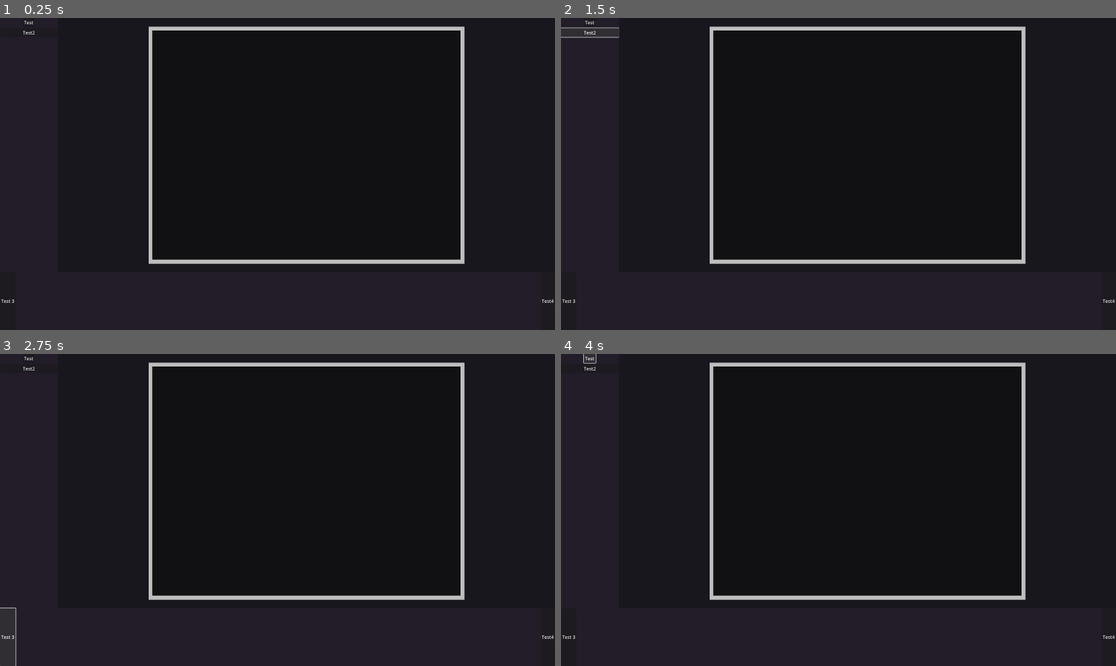
Above: before the commit, frames 1-4 (two rows, left to right).
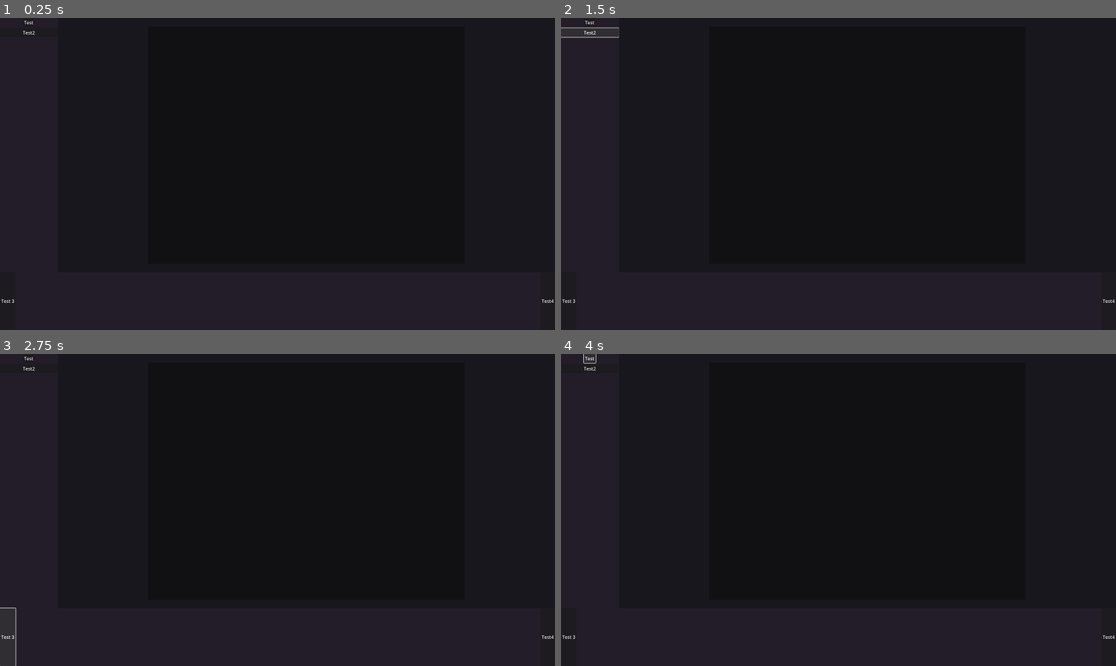
Above: after the commit, the same moments.

Repository: T4Ne/ThermalBox
Game: Godot game, scene res://scenes/main_box.tscn
Same seed, same stepped clock (60 frames per second), same inputs: the game is played once before the commit and once after it.
Inputs:
- Up to frame 1 (0.25 s): no input
- Up to frame 2 (1.5 s): click "Test" at 0.5 s; click "Test2" at 1.25 s
- Up to frame 3 (2.75 s): click "Test 3" at 2 s
- Up to frame 4 (4 s): click "Test4" at 2.75 s; click "Test" at 3.5 s

The runs differ from the first frame. In frame 1, 2.7% of the frame differs, in the area x 26-84%, y 2-79%; in frame 2, 2.7%; in frame 3, 2.7%; in frame 4, 2.7%.
Error after the commit: Invalid access to property or key 'cell_is_filled' on a base object of type 'RefCounted (CellData)'. (res://scripts/renderer.gd:67)

Commit message:
figuring out multithreading

Diff:
--- a/scripts/cell_data.gd
+++ b/scripts/cell_data.gd
@@ -4,21 +4,27 @@
 var cell_size: int
 var cell_area: Vector2i
 var cell_count: int
+var occupied_cell_count: int
+var occupied_cell_ids: PackedInt32Array = []
 var cell_offsets: PackedInt32Array = []
 var cell_particle_indexes: PackedInt32Array = []
-var cell_is_filled: PackedByteArray = []
-var occupied_cell_count: int
+var cell_is_wall: PackedByteArray = []
 
 func _init(size: int, area: Vector2i) -> void:
 	cell_size = size
 	cell_area = area
-	cell_is_filled.resize(int(cell_area.x * cell_area.y))
+	cell_is_wall.resize(int(cell_area.x * cell_area.y))
 	cell_count = cell_area.x * cell_area.y
 	cell_offsets.resize(cell_count + 1)
 
 func set_cell_wall_state(indx: int, value: bool) -> void:
-	cell_is_filled[indx] = int(value)
+	cell_is_wall[indx] = int(value)
 
 func change_wall_count_by(value: int) -> void:
 	assert(wall_count + value >= 0, "WallCountValueError: Wall count cannot be smaller than 0")
 	wall_count += value
+
+func particle_mapping_reset() -> void:
+	occupied_cell_ids.clear()
+	cell_offsets.fill(0)
+	cell_particle_indexes.clear()
--- /dev/null
+++ b/scripts/chunk.gd
@@ -0,0 +1,12 @@
+class_name Chunk
+
+var cell_start: int
+var cell_end: int
+var particle_indexes: PackedInt32Array = []
+var positions: PackedVector2Array = []
+var velocities: PackedVector2Array = []
+var accelerations: PackedVector2Array = []
+
+func _init(start: int, end: int) -> void:
+	cell_start = start
+	cell_end = end
--- a/scripts/movement_handler.gd
+++ b/scripts/movement_handler.gd
@@ -4,7 +4,7 @@
 func _init() -> void:
 	pass
 
-func move(delta: float, particle_data: ParticleData, cell_data: CellData) -> void:
+func move(delta: float, particle_data: ParticleData, cell_data: CellData, chunk: Chunk) -> void:
 	# Velocity Verlet for each particle
 	var particle_count: int = particle_data.count
 	var particle_positions: PackedVector2Array = particle_data.positions
--- a/scripts/scheduler.gd
+++ b/scripts/scheduler.gd
@@ -3,39 +3,34 @@
 var simulation: Simulation = Simulation.new()
 var cells: CellData
 var particles: ParticleData
-var thread_count: int = 4 #TODO: pull from settings project settings decoupled from this
+var thread_count: int = 4 #TODO: pull from settings. Project settings decoupled from this value
 var chunk_size: int = 100
-var iterations: int
+var chunk_iterations: int
 var chunks: Array = []
-
-class Chunk:
-	var cell_start: int
-	var cell_end: int
-	var particle_indexes: PackedInt32Array
-	var positions: PackedVector2Array
-	var velocities: PackedVector2Array
-	var accelerations: PackedVector2Array
-
-	func _init(start: int, end: int) -> void:
-		cell_start = start
-		cell_end = end
+var time_step: float
 
 func step(delta: float) -> void:
-	assign_chunks()
-	simulation.move_particles(delta, particles, cells)
+	time_step = delta
 	_build_cell_map()
+	_assign_chunks()
+	var task_id: int = WorkerThreadPool.add_group_task(multi_threaded_step, chunk_iterations)
+	WorkerThreadPool.wait_for_task_completion(task_id)
 
-func assign_chunks() -> void:
+func multi_threaded_step(chunk_iter: int) -> void:
+	var chunk: Chunk = chunks[chunk_iter]
+	simulation.move_particles(time_step, particles, cells, chunk)
+
+func _assign_chunks() -> void:
 	chunks.clear()
 	var current_indx: int = 0
 	var end_indx: int = cells.occupied_cell_count - 1
-	iterations = 0
+	chunk_iterations = 0
 	while current_indx <= end_indx:
 		var chunk_end: int = current_indx + chunk_size - 1
 		if chunk_end > end_indx:
 			chunk_end = end_indx
 		chunks.append(Chunk.new(current_indx, chunk_end))
-		iterations += 1
+		chunk_iterations += 1
 		current_indx = chunk_end + 1
 
 func set_cell_data(object: CellData) -> void:
@@ -53,7 +48,7 @@
 	return cell_id
 
 func _build_cell_map() -> void:
-	cells.cell_offsets.fill(0)
+	cells.particle_mapping_reset()
 
 	var count: int = particles.count
 	var non_empty_cells: int = 0
@@ -63,6 +58,7 @@
 		var cell_id: int = _cell_id_from_pos(particles.positions[par_indx])
 		if cells.cell_offsets[cell_id + 1] == 0:
 			non_empty_cells += 1
+			cells.occupied_cell_ids.append(cell_id)
 		cells.cell_offsets[cell_id + 1] += 1
 	cells.occupied_cell_count = non_empty_cells
 
--- a/scripts/simulation.gd
+++ b/scripts/simulation.gd
@@ -5,5 +5,22 @@
 func _init() -> void:
 	pass
 
-func move_particles(delta: float, particle_data: ParticleData, cell_data: CellData) -> void:
-	movement_handler.move(delta, particle_data, cell_data)
+func move_particles(delta: float, particles: ParticleData, cells: CellData, chunk: Chunk) -> void:
+	_prepare_chunk_info(cells, chunk)
+	movement_handler.move(delta, particles, cells, chunk)
+
+func _prepare_chunk_info(cells: CellData, chunk: Chunk) -> void:
+	var start_cell_indx: int = chunk.cell_start
+	var end_cell_indx: int = chunk.cell_end # inclusive endpoint
+	var occup_cell_ids: PackedInt32Array = cells.occupied_cell_ids
+	var offsets: PackedInt32Array = cells.cell_offsets
+	var cell_particle_ids: PackedInt32Array = cells.cell_particle_indexes
+
+	for occup_indx in range(start_cell_indx, end_cell_indx + 1):
+		var cell_indx: int = occup_cell_ids[occup_indx]
+		var particle_indx_start: int = offsets[cell_indx]
+		var particle_indx_end: int = offsets[cell_indx + 1] # exclusive endpoint
+
+		for indx in range(particle_indx_start, particle_indx_end):
+			var particle_id: int = cell_particle_ids[indx]
+			chunk.particle_indexes.append(particle_id)
Not shown, added: scripts/chunk.gd.uid
